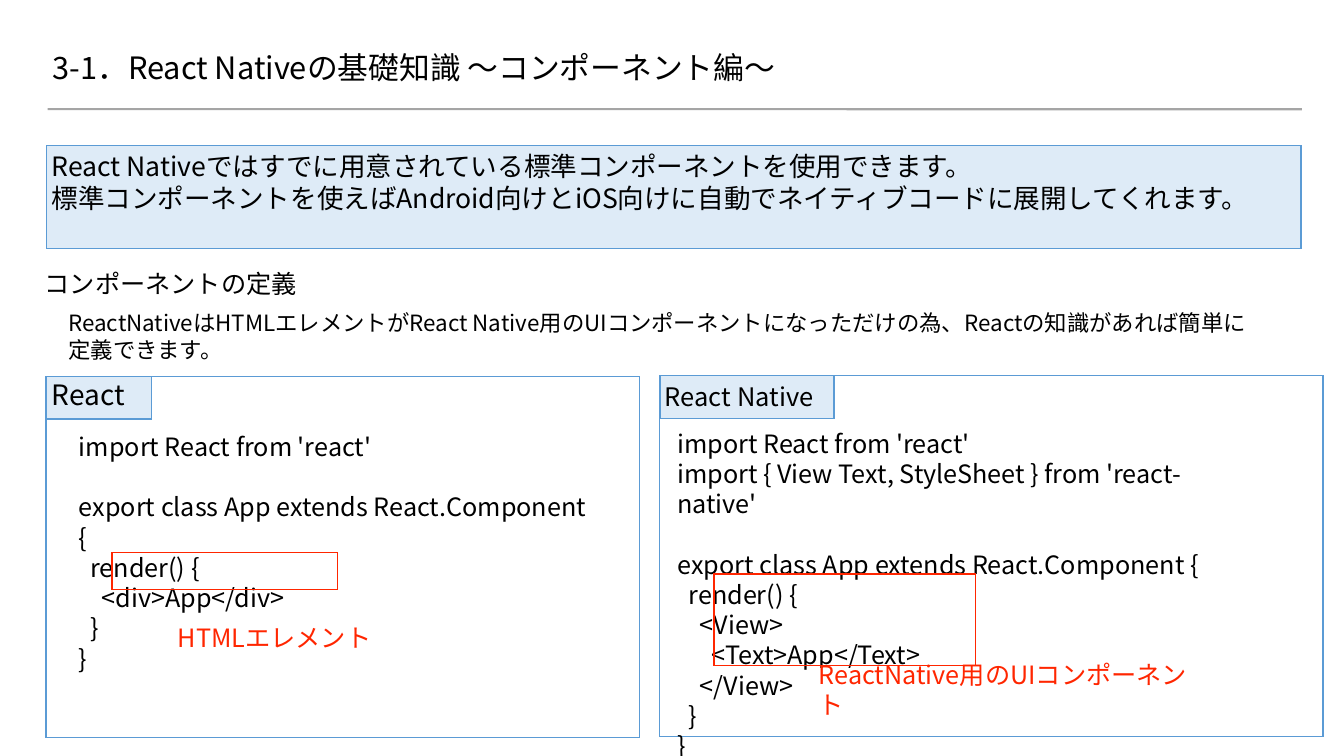
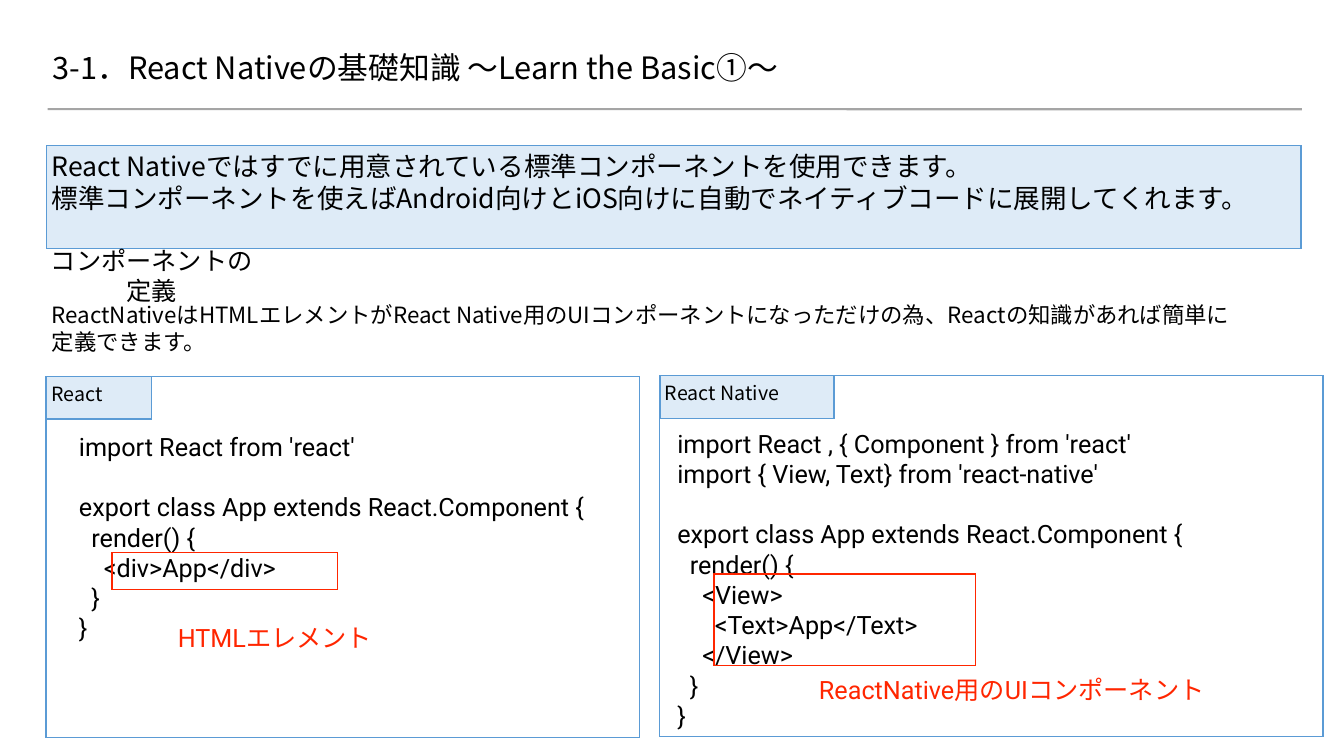
Before and after one commit to 2018SYSTEMI34/diary, a slide deck: slide 1 of doc/02_SlideShare/01.ネタ/３_ReactNative基礎知識/3-1.pptx. Drawn at 1344x756 pixels with LibreOffice and Linux fonts; fonts in the diff are those of the drawing; background and template pictures are left out. Boxes give left, top, right and bottom in pixels: in the first picture for what was removed or moved away, otherwise in the second. Text is boxed around its words. In the diff, an @@ line names an element or a change of style, - is before the commit and + after.

Commit message:
reactnative基礎知識＿最終修正20190329
reactnative基礎知識＿最終修正20190329

```diff
--- a/doc/02_SlideShare/01.ネタ/３_ReactNative基礎知識/3-1.pptx
+++ b/doc/02_SlideShare/01.ネタ/３_ReactNative基礎知識/3-1.pptx
@@ title at bbox=[53, 53, 778, 82]: text changed @@
-3-1．React Nativeの基礎知識 ～コンポーネント編～
+3-1．React Nativeの基礎知識 ～Learn the Basic①～
@@ text "コンポーネントの定義" rewrapped from bbox=[45, 271, 297, 295] to bbox=[51, 248, 253, 307] @@
@@ text "ReactNativeはHTMLエレメントがReact Native用のUIコンポーネントになっただけの為、Reactの ..." rewrapped from bbox=[68, 312, 1246, 360] to bbox=[52, 300, 1229, 352] @@
@@ rectangle "React" at bbox=[46, 377, 151, 419]: size 20 to 14 pt; line spacing 0.9 to 1 @@
@@ rectangle "React Native" at bbox=[660, 376, 835, 418]: size 18.2 to 14 pt @@
@@ text at bbox=[677, 434, 1131, 488]: text changed; font Noto Sans CJK JP to Roboto @@
-import React from 'react'
-import { View Text, StyleSheet } from 'react-native'
+import React , { Component } from 'react'
+import { View, Text} from 'react-native'
@@ text at bbox=[677, 524, 1167, 666]: font Noto Sans CJK JP to Roboto in "export class App extends React.Component {", "render() {", "<View>", "<Text>App</Text>" and 3 more places @@
@@ font Noto Sans CJK JP to Roboto in 3 elements at bbox=[79, 437, 569, 583], bbox=[178, 627, 372, 648], bbox=[819, 677, 1204, 701] @@
```
Also in this commit, not shown: 2 other slides changed, 10 slides added, 2 slides removed, 1 other file.
